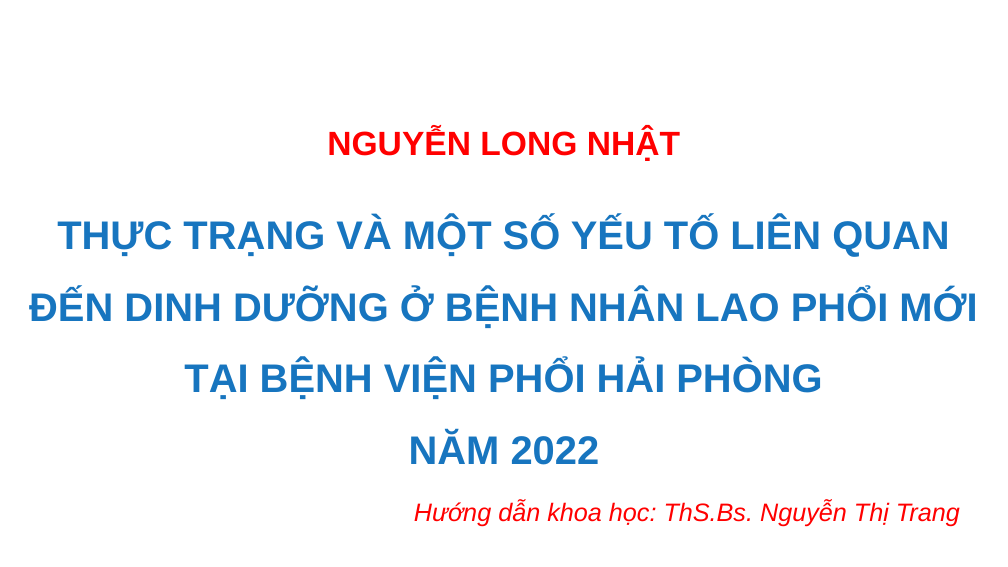
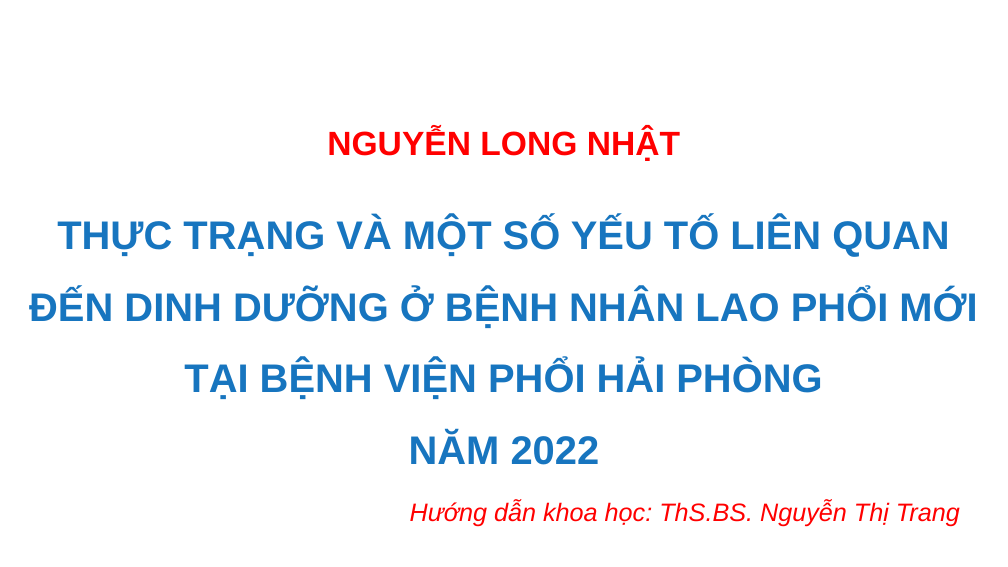
Before and after one commit to MedPocket/HPMUGraduation-thesis, a slide deck: slide 1 of Thuc-trang-va-mot-so-yeu-to-lien-quan-dinh-duong-BN-lao-phoi_Nhat-Nguyen.pptx. Drawn at 1008x567 pixels with LibreOffice and Linux fonts; fonts in the diff are those of the drawing; background and template pictures are left out. Boxes give left, top, right and bottom in pixels: in the first picture for what was removed or moved away, otherwise in the second. Text is boxed around its words. In the diff, an @@ line names an element or a change of style, - is before the commit and + after.

```diff
--- a/Thuc-trang-va-mot-so-yeu-to-lien-quan-dinh-duong-BN-lao-phoi_Nhat-Nguyen.pptx
+++ b/Thuc-trang-va-mot-so-yeu-to-lien-quan-dinh-duong-BN-lao-phoi_Nhat-Nguyen.pptx
@@ text at (x1=410, y1=501, x2=960, y2=527): text changed @@
-Hướng dẫn khoa học: ThS.Bs. Nguyễn Thị Trang
+Hướng dẫn khoa học: ThS.BS. Nguyễn Thị Trang
```
Also in this commit, not shown: 3 other slides changed, 13 other files.
